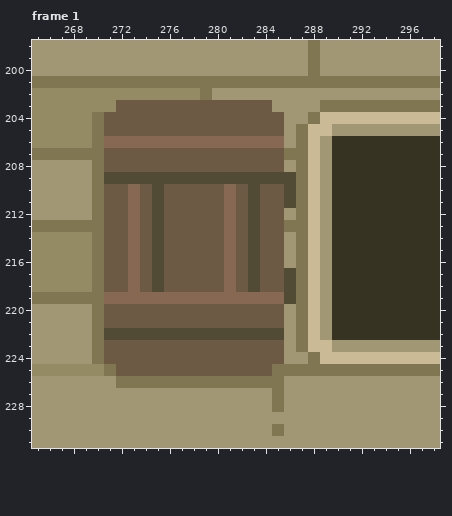
Two versions of one pixel-art file, assets/02_architecture/05_moulin/02_ext/Moulin_Batiment_Anim.aseprite. Above is the file before it was changed.
368x388 pixels, 9 frames. Colours within 5 levels of each other are drawn and written as one. Shown: frame 1: x 265..298, y 198..231. The commit also changed other frames or places, which this record leaves out.
The result:
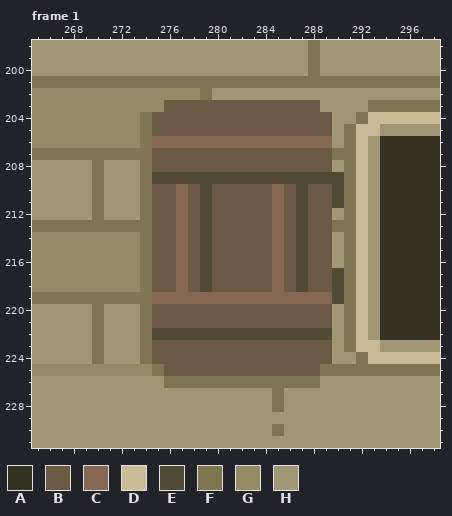
Palette (. is transparent): A #363322  B #6d5a45  C #876853  D #caba95  E #514a34  F #807651  G #948a64  H #a19774
From old to new:
layer "Group 1/fenetres" added
Frame 1, layers "Group 1/fenetres", "Group 1/bois":
y 203: x 272..275 BBBB -> GGGG; x 285..292 HHHHFFFF -> BBBBHHHH
y 204: x 270..274 FBBBB -> GGGGF; x 286..292 HHFDDDD -> BBBBHHF
y 205: x 270..274 FBBBB -> GGGGF; x 286..289 HFDD -> BBBB; x 291..293 HHH -> FDD
y 206: x 270..274 FCCCC -> GGGGF; x 286..293 HFDHAAAA -> CCCCHFDH
y 207: x 271..274 BBBB -> FFFF; x 286..293 FFDHAAAA -> BBBBFFDH
y 208: x 271..274 BBBB -> HHHF; x 286..293 HFDHAAAA -> BBBBHFDH
y 209: x 271..274 EEEE -> HHHF; x 287..293 FDHAAAA -> EEEEFDH
y 210..211: x 271..275 BBCBE -> HHHFB; x 277 B -> C; x 279 B -> E; x 281 C -> B; x 283 E -> B; x 285..293 BEFDHAAAA -> CBEBBEFDH
y 212: x 271..275 BBCBE -> HHHFB; x 277 B -> C; x 279 B -> E; x 281 C -> B; x 283 E -> B; x 285..293 BHFDHAAAA -> CBEBBHFDH
y 213: x 271..275 BBCBE -> FFFFB; x 277 B -> C; x 279 B -> E; x 281 C -> B; x 283 E -> B; x 285..293 BFFDHAAAA -> CBEBBFFDH
y 214..216: x 270..275 FBBCBE -> GGGGFB; x 277 B -> C; x 279 B -> E; x 281 C -> B; x 283 E -> B; x 285..293 BHFDHAAAA -> CBEBBHFDH
y 217..218: x 270..275 FBBCBE -> GGGGFB; x 277 B -> C; x 279 B -> E; x 281 C -> B; x 283 E -> B; x 285..293 BEFDHAAAA -> CBEBBEFDH
y 219: x 271..274 CCCC -> FFFF; x 286..293 EFDHAAAA -> CCCCEFDH
y 220..221: x 271..274 BBBB -> HHHF; x 286..293 HFDHAAAA -> BBBBHFDH
y 222: x 271..274 EEEE -> HHHF; x 286..293 HFDHAAAA -> EEEEHFDH
y 223: x 271..274 BBBB -> HHHF; x 286..289 HFDD -> BBBB; x 291..293 HHH -> FDD
y 224: x 271..274 BBBB -> HHHF; x 286..292 HHFDDDD -> BBBBHHF
y 225: x 271..275 FBBBB -> GGGGF; x 285..288 FFFF -> BBBB
y 226: x 272..275 FFFF -> HHHH; x 286..288 HHH -> FFF
Pixel boxes of the changes (left, top, right, bottom) in both pictures:
changed: (92, 100, 380, 388)
